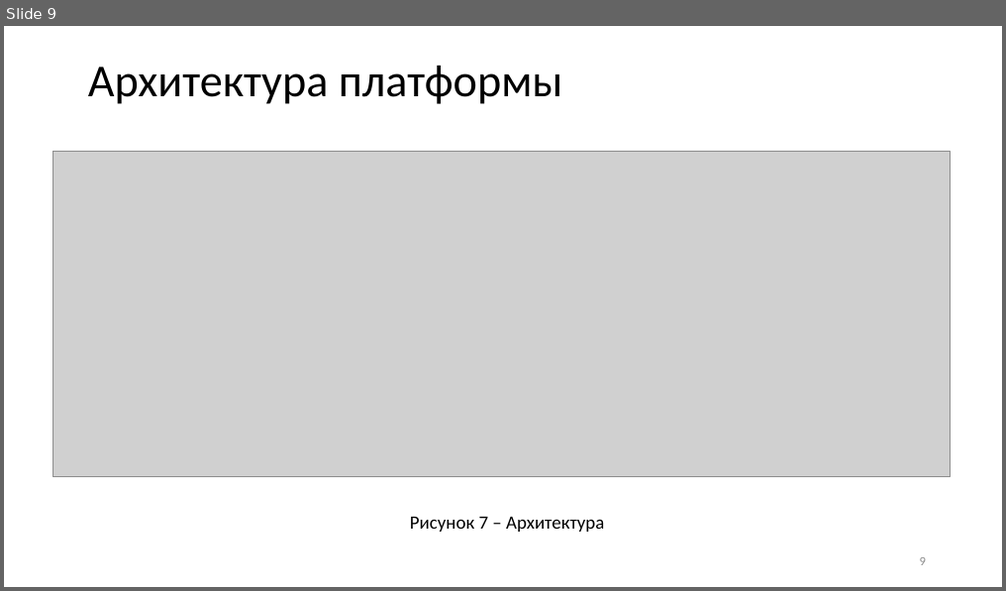
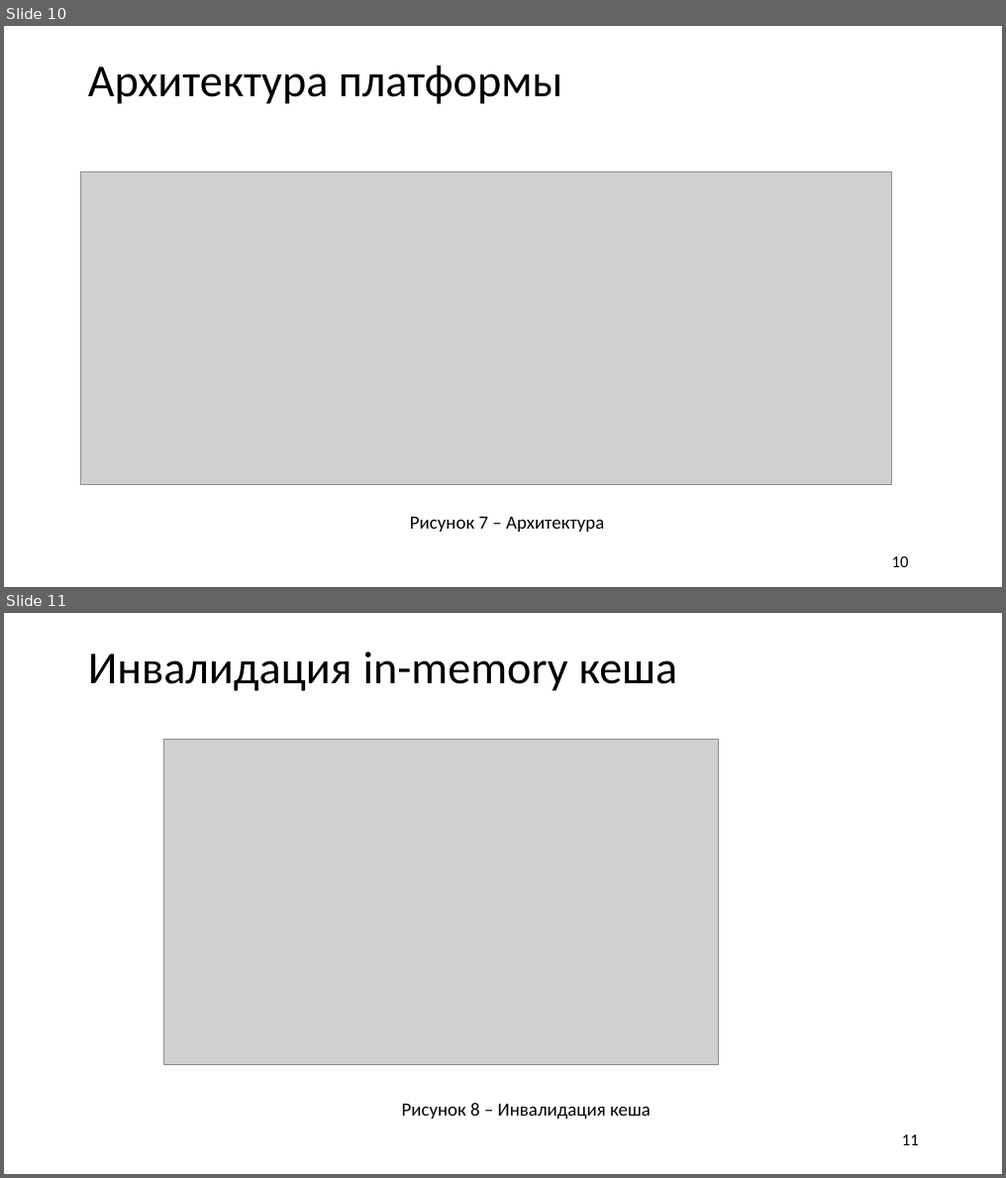
Before and after one commit to R3nnyWeb/Codest, a slide deck: Вашкулатов 12.04.pptx. Shown one above the other, each under a label of ours: slide 9 before the commit, slides 10 and 11 after it. The pictures are 1006x591 and 1006x1178 pixels, drawn with LibreOffice and Linux fonts; fonts in the diff are those of the drawing; grey boxes stand for pictures; background and template pictures are left out. Boxes give left, top, right and bottom in pixels: in the first picture for what was removed or moved away, otherwise in the second. Text is boxed around its words. In the diff, an @@ line names an element or a change of style, - is before the commit and + after.

```diff
--- a/Вашкулатов 12.04.pptx
+++ b/Вашкулатов 12.04.pptx
@@ slide 11 added at (4,613,1002,1174), background picture (left out) @@
@@ title added at (88,652,678,691), 44 pt, text #000000 @@
+Инвалидация in-memory кеша
@@ picture added at (163,740,718,1065) @@
@@ text added at (402,1103,650,1119), 18 pt, text #000000 @@
+Рисунок 8 – Инвалидация кеша
@@ page number added at (902,1135,919,1146), 16 pt, text #000000 @@
+11
@@ what was slide 9 is now slide 10 @@
@@ slide 10 changed as well @@
@@ picture: place and size @@
-picture at (53,151,950,477)
+picture at (80,172,891,485)
@@ page number added at (892,557,909,568), 16 pt, text #000000 @@
+10
@@ page number removed at (920,558,926,566) @@
-9
```
Also in this commit, not shown: 10 other slides changed, 1 other slide added, 3 slides removed, 35 other files.
